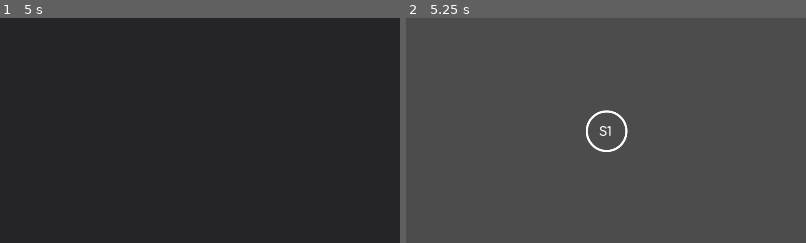
Above: before the commit, frames 1-2 (left to right).
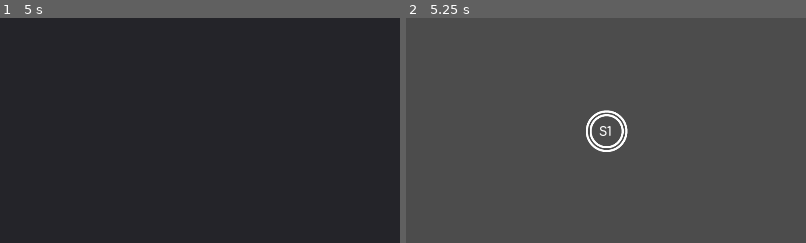
Above: after the commit, the same moments.

Repository: RedaMorsli/Automates
Game: Godot game, scene res://src/activities/MainMenu.tscn
Two runs of this game, one before a commit and one after it. Both use one fixed random seed, a clock stepped at 60 frames per second and the inputs below.
Inputs (mouse positions are % of the whole screen's width and height, from its top left):
- Up to frame 1 (5 s): click (98, 5) at 0.5 s; click (58, 4) at 1.27 s; type "12" at 1.35 s; click "Nom de l'automate'" at 2 s; click "Editer" at 2.75 s; click "Annuler" at 3.5 s; click (98, 5) at 4.25 s
- Up to frame 2 (5.25 s): click "Créer" at 5 s
The pictures show only the part of the screen within x 24-74%, y 39-89%; the shares and areas given below are measured in that part.

Frame 1 is identical in both runs. In frame 2, 0.3% of the frame differs, in the area x 46-55%, y 42-58%.

Commit message:
Determinisation working

Diff:
--- a/src/activities/EditActivitye.gd
+++ b/src/activities/EditActivitye.gd
@@ -10,7 +10,136 @@
 	pass
 
 func _process(delta):
+	var t1 = ["a", "b", "c", "d"]
+	var t2 = ["b", "a", "c"]
+	var equal = true
+	for t in t1:
+		if t in t2:
+			continue
+		else:
+			equal = false
+			break
+	for t in t2:
+		if t in t1:
+			continue
+		else:
+			equal = false
+			break
+	print(equal)
 	pass
+
+func determiniser():
+	var alphabet = get_alphabet()
+	var new_etats = []
+	var new_names = []
+	var not_treated_etats = []
+	var new_ins = []
+
+	var current_etat = _get_etat_initial()
+	var s0 = Etat.instance()
+	s0.nom = "S0"
+	s0.initial = true
+	s0.final = current_etat.final
+	new_names.append(s0)
+
+	current_etat = [current_etat]
+	new_etats.append(current_etat)
+
+
+	var name_id = 0
+	var stop = false
+
+	while(!stop):
+		for c in alphabet:
+			var etat = get_states_when_read_x(current_etat, c)
+			if etat.empty():
+				continue
+			var exist = false
+			var etat_if_exist
+			for state in new_etats:
+				if states_equal(state, etat):
+					exist = true
+					etat_if_exist = new_names[new_etats.find(state)]
+					break
+			if not exist:
+				new_etats.append(etat)
+				not_treated_etats.append(etat)
+				name_id += 1
+				#create etat instance
+				var s = Etat.instance()
+				s.nom = "S" + String(name_id)
+				s.initial = false
+				s.final = false
+				for state in etat:
+					if state.final:
+						s.final = true
+						break
+				new_names.append(s)
+				#create instruction instance
+				var ins = Instruction.instance()
+				ins.mot_lu.append(c)
+				ins.etat_debut = new_names[new_etats.find(current_etat)]
+				ins.etat_fin = s
+				new_ins.append(ins)
+			else: #etat exists
+				var ins = Instruction.instance()
+				ins.mot_lu.append(c)
+				ins.etat_debut = new_names[new_etats.find(current_etat)]
+				ins.etat_fin = etat_if_exist
+				new_ins.append(ins)
+				pass
+		not_treated_etats.erase(current_etat)
+		if not_treated_etats.empty():
+			stop = true
+		else:
+			current_etat = not_treated_etats[0]
+
+	display_states_and_ins(new_names, new_ins)
+
+func display_states_and_ins(states, ins):
+	for etat in $Automate/Etats.get_children():
+		etat.queue_free()
+	for i in $Automate/Instructions.get_children():
+		i.queue_free()
+	for etat in states:
+		$Automate/Etats.add_child(etat)
+	for i in ins:
+		$Automate/Instructions.add_child(i)
+	reorganize_positions()
+
+func get_states_when_read_x(states, x):
+	var etats = []
+	for s in states:
+		for e in _get_successeur_mot(s, x):
+			if not (e in etats):
+				etats.append(e)
+	return etats
+
+func states_equal(etat1, etat2):
+	var equal = true
+	for etat in etat1:
+		if etat in etat2:
+			continue
+		else:
+			equal = false
+			break
+	if equal:
+		for etat in etat2:
+			if etat in etat1:
+				continue
+			else:
+				equal = false
+				break
+	return equal
+
+func get_alphabet():
+	var alphabet = []
+	for ins in $Automate/Instructions.get_children():
+		for word in ins.mot_lu:
+			for i in range(word.length()):
+				if not (word[i] in alphabet):
+					alphabet.append(word[i])
+	return alphabet
 
 func is_accessible(etat):
 	return _is_etat_accessible(_get_etat_initial(), etat)
@@ -47,6 +176,7 @@
 			for i in range(word.length() - 1):
 				var etat = Etat.instance()
 				etat.connect("right_click_etat", $Automate, "_on_Etat_right_click_etat")
+				etat.connect("right_click_boucle", $Automate, "_on_right_click_boucle")
 				etat.nom = word[i] + word[i+1]
 				new_etats.append(etat)
 			var i = 0
@@ -85,20 +215,15 @@
 
 func delete_epsilons():
 	for etat_epsilon in _get_etats_epsilon():
-		print("S : ", etat_epsilon.nom)
 		rejected.clear()
 		for clos in _get_epsilon_clos(etat_epsilon):
-			print("€-clos : ", clos.nom)
 			if clos.final:
 				etat_epsilon.set_final(true)
 			for trans in _get_transitions(clos):
 				rejected.clear()
-				print("trans : ", trans.etat_debut.nom, trans.mot_lu, trans.etat_fin.nom)
 				for etat in _get_epsilon_clos_trans(trans.etat_fin):
-					print("€-clos trans : ", etat.nom)
 					for c in trans.mot_lu:
 						#if c != "€":
-						print("added : ",etat_epsilon.nom, c, etat.nom)
 						add_trans(etat_epsilon, etat, c)
 
 	for ins in $Automate/Instructions.get_children():
@@ -314,6 +439,8 @@
 		2:#simplifier
 			smiplifier()
 			delete_epsilons()
+		3:#determiniser
+			determiniser()
 
 
 func _on_PopupAutomate_id_pressed(id):
--- a/src/activities/EditAutomate.gd
+++ b/src/activities/EditAutomate.gd
@@ -72,6 +72,7 @@
 	new_etat.final = $Popups/NewEtatDialog/VBoxContainer/HBoxContainer2/CheckFinal.pressed
 	new_etat.position = last_right_click_position
 	new_etat.connect("right_click_etat", self, "_on_Etat_right_click_etat")
+	new_etat.connect("right_click_boucle", self, "_on_right_click_boucle")
 	$Etats.add_child(new_etat)
 
 
--- a/src/activities/EditAutomate.tscn
+++ b/src/activities/EditAutomate.tscn
@@ -261,6 +261,7 @@
 [node name="Etat2" parent="Automate/Etats" instance=ExtResource( 1 )]
 position = Vector2( 939.879, 696.543 )
 nom = "S1"
+final = true
 
 [node name="Etat3" parent="Automate/Etats" instance=ExtResource( 1 )]
 position = Vector2( 1401.92, 353.478 )
